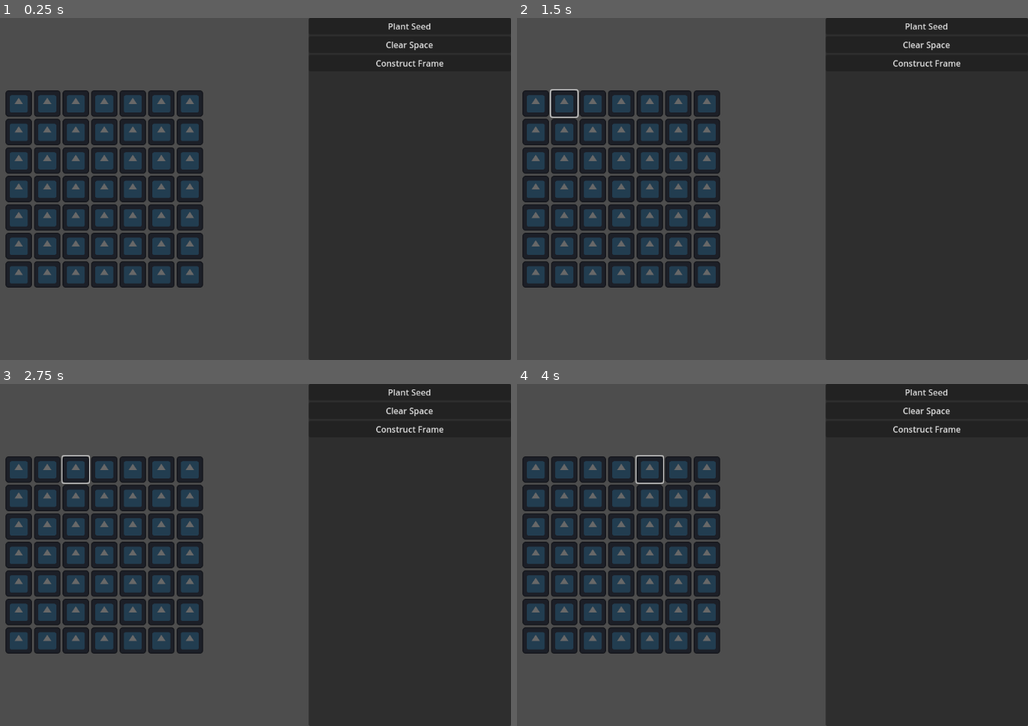
Above: before the commit, frames 1-4 (two rows, left to right).
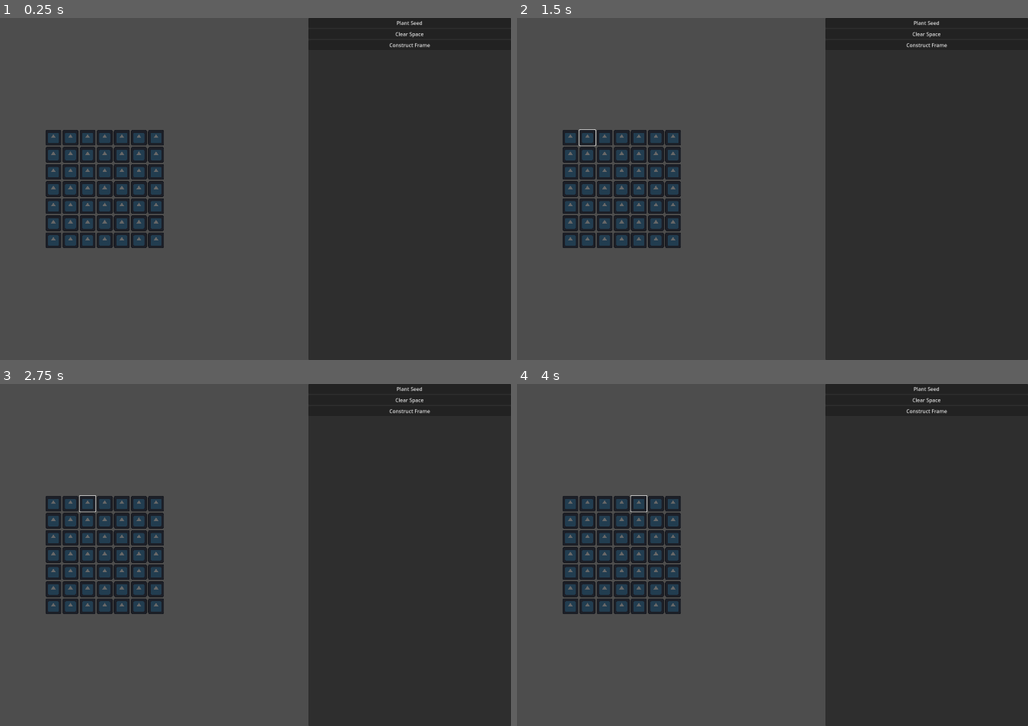
Above: after the commit, the same moments.

Repository: tylercchase/agricraft_godot
Game: Godot game, scene res://src/main.tscn
Same seed, same stepped clock (60 frames per second), same inputs: the game is played once before the commit and once after it. The engine's default icon, where the game draws it, is replaced by a stand-in: a white triangle on a blue panel in a dark square.
Inputs (mouse positions are in pixels of both pictures, inside the frame that each line leads up to; where the layout moved, square brackets give the same spot in the first picture):
- Up to frame 1 (0.25 s): no input
- Up to frame 2 (1.5 s): click (568, 137) [537, 103] at 0.5 s; click (588, 137) [562, 103] at 1.25 s
- Up to frame 3 (2.75 s): click (86, 503) [76, 469] at 2 s
- Up to frame 4 (4 s): click (619, 503) [619, 469] at 2.75 s; click (639, 503) [649, 469] at 3.5 s

The runs differ from the first frame. In frame 1, 17% of the frame differs, in the area x 1-87%, y 0-79%; in frame 2, 17%; in frame 3, 17%; in frame 4, 17%.

Commit message:
chore: update resolution

Diff:
--- a/project.godot
+++ b/project.godot
@@ -18,3 +18,8 @@
 [autoload]
 
 Events="*res://src/singletons/events.gd"
+
+[display]
+
+window/size/viewport_width=1920
+window/size/viewport_height=1080
--- a/src/managers/plant_growth_manager.gd
+++ b/src/managers/plant_growth_manager.gd
@@ -51,7 +51,6 @@
 
 func create_child_plant(box_id, parents: Array[Plant]):
 
-    var plant_box: PlantBox = plant_grid_container.boxes[box_id]
     # TODO: For now just handle two parents, later possibly more?
     var parent1 = parents[0]
     var parent2 = parents[1]
